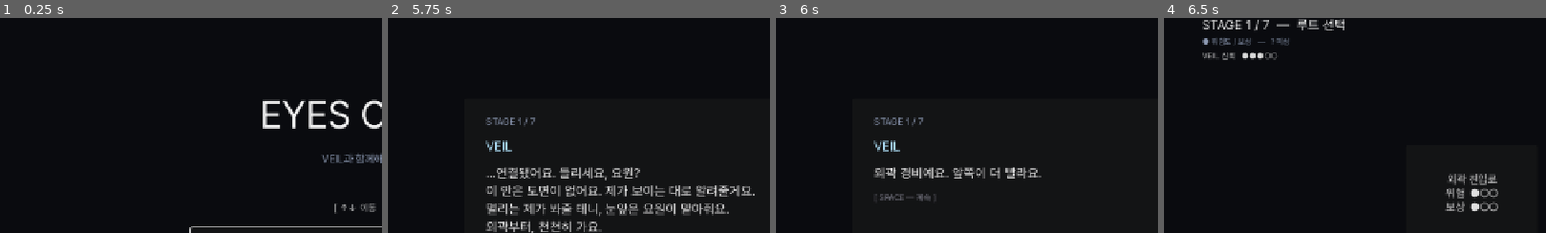
Above: before the commit, frames 1-4 (left to right).
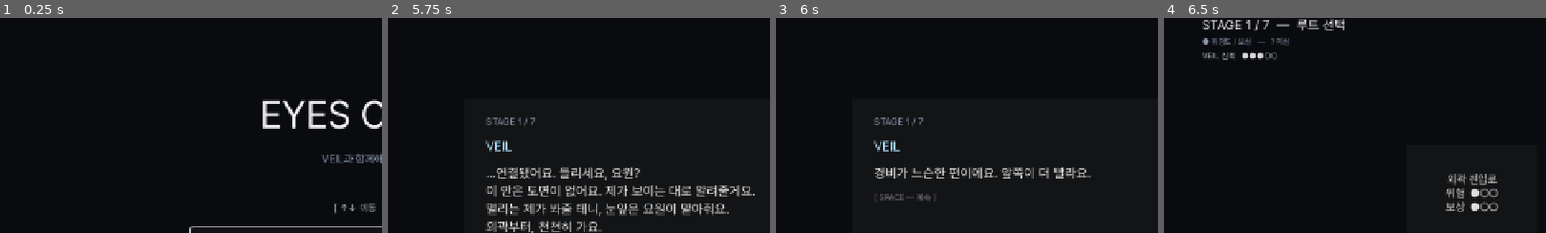
Above: after the commit, the same moments.

Repository: soomin007/EyesOnYou
Game: Godot game, scene res://scenes/main.tscn
Two runs of this game, one before a commit and one after it. Both use one fixed random seed, a clock stepped at 60 frames per second and the inputs below.
Inputs (mouse positions are % of the whole screen's width and height, from its top left):
- Up to frame 1 (0.25 s): no input
- Up to frame 2 (5.75 s): click "게임 시작" at 0.5 s; click "일반 모드" at 1.25 s; click "바로 시작" at 2 s; tap Enter (ui_accept) at 2.75, 4.25 s; move the mouse to (72, 45) at 2.77 s; press the mouse at (72, 45) at 2.78 s; hold D (move_right) 2.78-4.28 s; tap W (jump) at 3.02, 3.77, 5.27 s; move the mouse to (30, 55) at 3.52 s; release the mouse at (30, 55) at 3.53 s; tap Shift (dash) at 3.6 s; move the mouse to (60, 28) at 4.27 s; hold A (move_left) 4.28-5.03 s; tap Q at 4.35 s; move the mouse to (45, 70) at 5.02 s; hold D (move_right) from 5.03 s (still down); tap E at 5.1 s; click (45, 70) at 5.17 s
- Up to frame 3 (6 s): keep holding D (move_right); tap Enter (ui_accept) at 5.75 s; move the mouse to (80, 65) at 5.77 s; tap Space at 5.85 s
- Up to frame 4 (6.5 s): keep holding D (move_right); tap W (jump) at 6.02 s
The pictures show only the part of the screen within x 0-50%, y 6-56%; the shares and areas given below are measured in that part.

Frames 1-2 are identical in both runs. In frame 3, 1.9% of the frame differs, in the area x 25-83%, y 69-75%; in frame 4, nothing differs.

Commit message:
fix(playtest): 포커스 누수 · watchtower 바닥 void · 인트로/스킬 텍스트
- Title: _process 포커스 가드 — snu 입력 후 메인 포커스 사라지던 문제.
- Settings: 디버그 탭 엔딩 버튼 focus_neighbor 와이어링(키보드 도달).
- Stage: VERTICAL 카메라 limit_bottom GROUND_Y+120 — 바닥 아래 void 제거.
- VeilDialogue: 인트로와 stage0 브리핑 "외곽부터 천천히" 중복 제거,
  스킬 generic 멘트 위치참조("두 번째") 제거.

Co-Authored-By: Claude Opus 4.8 (1M context) <noreply@anthropic.com>

Diff:
--- a/scripts/Settings.gd
+++ b/scripts/Settings.gd
@@ -261,6 +261,7 @@
 	var ending_row := HBoxContainer.new()
 	ending_row.add_theme_constant_override("separation", 10)
 	v.add_child(ending_row)
+	var ending_btns: Array = []
 	for entry in [
 		{"id": "A", "label": "엔딩 A — 완벽한 도구"},
 		{"id": "B", "label": "엔딩 B — 혼자였던 사람"},
@@ -274,6 +275,15 @@
 		btn.add_theme_font_size_override("font_size", 12)
 		btn.pressed.connect(_on_ending_preview_pressed.bind(str(d["id"])))
 		ending_row.add_child(btn)
+		ending_btns.append(btn)
+	# 세로 포커스 연결 — 연습장 버튼 ↕ 엔딩 행. (HBox 내부 좌우는 Godot 자동.) 명시 안 하면
+	# 키보드로 엔딩 버튼에 도달 못 하던 문제(사용자 보고). 좌우는 기본 geometry로 충분.
+	if ending_btns.size() > 0:
+		var first_ending: Button = ending_btns[0] as Button
+		enter_btn.focus_neighbor_bottom = enter_btn.get_path_to(first_ending)
+		for b in ending_btns:
+			var eb: Button = b as Button
+			eb.focus_neighbor_top = eb.get_path_to(enter_btn)
 
 	return outer
 
--- a/scripts/Stage.gd
+++ b/scripts/Stage.gd
@@ -1911,7 +1911,9 @@
 			camera.limit_left = 0
 			camera.limit_right = int(_world_size.x)
 			camera.limit_top = -200
-			camera.limit_bottom = int(_world_size.y + 200.0)
+			# 바닥(GROUND_Y) 살짝 아래까지만 — 이전 world_size.y+200은 floor_visual(GROUND_Y+300)
+			# 너머라 맨 밑에 void가 비쳤음(사용자: "바닥 아래 뚫려보임").
+			camera.limit_bottom = int(GROUND_Y + 120.0)
 			player.add_child(camera)
 		"FIXED":
 			# ARENA — 카메라 고정. zoom으로 월드 전체가 보이도록.
--- a/scripts/Title.gd
+++ b/scripts/Title.gd
@@ -109,6 +109,13 @@
 			hint_label.modulate.a = 0.5 + 0.5 * sin(blink_t * 3.0)
 		else:
 			hint_label.modulate.a = 1.0
+	# 포커스 가드 — 메뉴에서 포커스가 사라지면(예: snu 입력 중 's'(이동 매핑)가 포커스를 이탈시킴)
+	# 첫 버튼으로 회수. 설정창 떠 있을 땐 설정창이 포커스를 가지므로 건드리지 않는다.
+	if settings_overlay == null and buttons_box != null and buttons_box.get_child_count() > 0:
+		if get_viewport().gui_get_focus_owner() == null:
+			var first: Control = buttons_box.get_child(0) as Control
+			if first != null:
+				first.grab_focus()
 
 func _set_state(new_state: int) -> void:
 	state = new_state
--- a/scripts/VeilDialogue.gd
+++ b/scripts/VeilDialogue.gd
@@ -10,8 +10,9 @@
 # 스토리 모드 stage 매핑: 0=외곽, 1=시설 안, 2=격리/배수로, 3=lab(보스), 4=탈출.
 const STORY_BRIEFINGS: Array = [
 	# stage 0 — 외곽 진입 (ACT1 건조 · 모티프 주 거점은 인트로)
-	[
-		"외곽부터 가요. 천천히 살펴봐요.",
+	# 인트로가 이미 "외곽부터, 천천히 가요"를 말하므로 여기선 그 어휘를 반복하지 않음(중복 회피).
+	[
+		"경계가 느슨해요. 여기서 감을 잡아요.",
 		"첫 임무예요, 요원. 제가 봐줄게요.",
 	],
 	# stage 1 — 시설 안으로 (신뢰 쌓임)
@@ -43,10 +44,11 @@
 # 보이스(§2-1): 40자 내외 / "요원" 호칭 / em dash 없음 / "저도"는 ACT2(stage 3)부터.
 const BRIEFINGS: Array = [
 	# stage 0 — ACT1 건조·직업적 (시야 모티프 주 거점은 인트로로 이전 — v2 §1-3)
-	[
-		"외곽 경비예요. 앞쪽이 더 빨라요.",
+	# 인트로 "외곽부터, 천천히 가요"와 어휘 중복 회피 — 여기선 전술 정보 위주.
+	[
+		"경비가 느슨한 편이에요. 앞쪽이 더 빨라요.",
 		"첫 임무예요, 요원. 제가 봐줄게요.",
-		"외곽부터 시작해요. 경계가 느슨한 편이에요.",
+		"여기서 감을 잡아요. 무리하지 말아요.",
 	],
 	# stage 1 — ACT1 신뢰 쌓임
 	[
@@ -100,13 +102,14 @@
 	"...연결됐어요. 들리세요, 요원?\n이 안은 도면이 없어요. 제가 보이는 대로 알려줄게요.\n멀리는 제가 봐줄 테니, 눈앞은 요원이 맡아줘요.\n외곽부터, 천천히 가요.",
 ]
 
-# 레벨업 fallback (랜덤 6개)
+# 레벨업 fallback — 특정 추천(★)이 없을 때. 그래서 카드에 ★가 안 붙으니, 멘트도 "딱 집어줄 게
+# 없다 / 요원 선택을 따른다"로 일관되게(위치 참조 금지 — "두 번째" 같은 건 ★ 앵커가 없어 혼란).
 const SKILL_GENERIC_COMMENTS: Array[String] = [
-	"이 상황엔 어느 쪽도 나쁘지 않아요.",
-	"요원이 더 잘 알 것 같아요.",
-	"저라면 두 번째를 고르겠지만, 틀릴 수도 있어요.",
-	"직감을 믿어요.",
-	"지금 스타일에 맞는 걸 고르는 게 나을 것 같아요.",
+	"이번엔 어느 쪽도 나쁘지 않아요. 요원이 골라요.",
+	"딱 집어줄 게 없네요. 끌리는 쪽으로.",
+	"지금 스타일에 맞는 걸로 가요.",
+	"이건 요원 판단이 더 나아요.",
+	"뭘 골라도 받쳐줄게요.",
 	"어느 쪽이든 이유가 있으면 돼요.",
 ]
 
Not shown, changed: session_logs/2026-06-07.md
